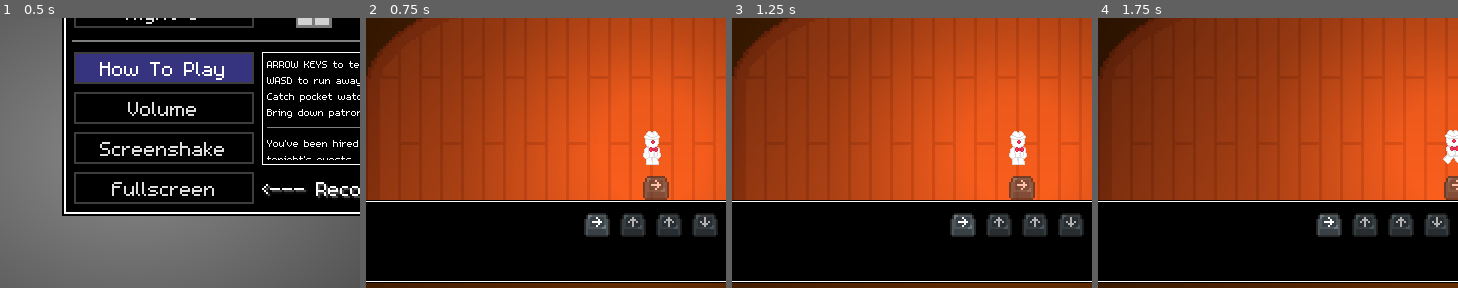
Above: before the commit, frames 1-4 (left to right).
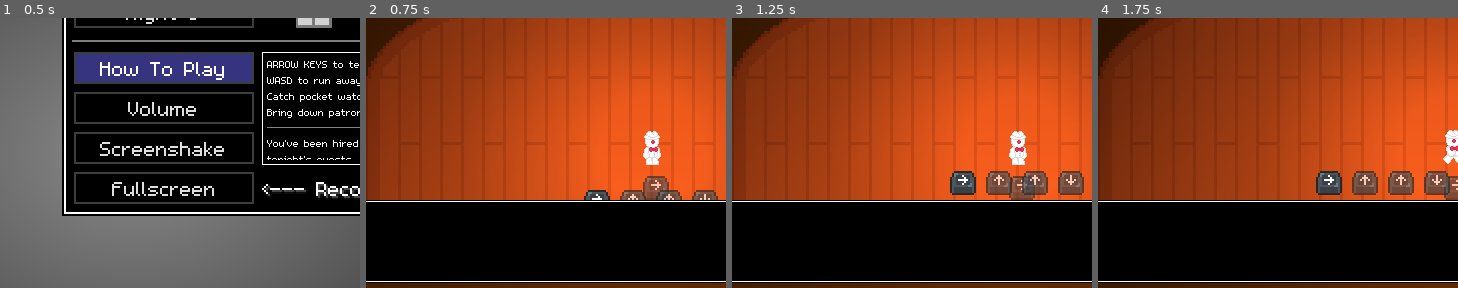
Above: after the commit, the same moments.

Repository: InRe-Dan/MiniJameGam34
Game: Godot game, scene res://menus/main_menu.tscn
Two runs of this game, one before a commit and one after it. Both use one fixed random seed, a clock stepped at 60 frames per second and the inputs below.
Inputs:
- Up to frame 1 (0.5 s): no input
- Up to frame 2 (0.75 s): click "Night 1" at 0.5 s
- Up to frame 3 (1.25 s): no input
- Up to frame 4 (1.75 s): tap Enter at 1.25 s; hold D (move_right) from 1.28 s (still down)
The pictures show only the part of the screen within x 10-60%, y 50-100%; the shares and areas given below are measured in that part.

Frame 1 is identical in both runs. In frame 2, 3.3% of the frame differs, in the area x 60-98%, y 63-82%; in frame 3, 4.8%, in the area x 60-98%, y 56-82%; in frame 4, 4.8%.

Commit message:
Tweaked key prompt

Diff:
--- a/Jokes/dialogue_container.gd
+++ b/Jokes/dialogue_container.gd
@@ -27,7 +27,7 @@
 	joke.progress.connect(progress)
 
 func success(joke : JokeResource) -> void:
-	# punchline.text = joke.punchline
+	get_tree().create_timer(1.7).timeout.connect(func (): punchline.text = joke.punchline)
 	setup.label_settings.font_color = Color.LAWN_GREEN
 	punchline.label_settings.font_color = Color.LAWN_GREEN
 
--- a/Jokes/dialogue_container.tscn
+++ b/Jokes/dialogue_container.tscn
@@ -3,8 +3,10 @@
 [ext_resource type="Script" path="res://Jokes/dialogue_container.gd" id="1_qr6hl"]
 
 [sub_resource type="LabelSettings" id="LabelSettings_tnk6f"]
+font_size = 32
 
 [sub_resource type="LabelSettings" id="LabelSettings_fclo0"]
+font_size = 32
 
 [node name="DialogueContainer" type="CenterContainer"]
 anchors_preset = 15
@@ -12,10 +14,12 @@
 anchor_bottom = 1.0
 grow_horizontal = 2
 grow_vertical = 2
+size_flags_vertical = 6
 script = ExtResource("1_qr6hl")
 
 [node name="MarginContainer" type="MarginContainer" parent="."]
 layout_mode = 2
+theme_override_constants/margin_top = 10
 
 [node name="VBoxContainer" type="VBoxContainer" parent="MarginContainer"]
 custom_minimum_size = Vector2(500, 0)
@@ -31,7 +35,7 @@
 
 [node name="Punchline" type="Label" parent="MarginContainer/VBoxContainer"]
 unique_name_in_owner = true
-visible = false
 layout_mode = 2
 text = "Here's where the punchline is gonna be!"
 label_settings = SubResource("LabelSettings_fclo0")
+horizontal_alignment = 1
--- a/Jokes/joke_system.gd
+++ b/Jokes/joke_system.gd
@@ -10,7 +10,6 @@
 signal joke_failed
 
 @onready var panel: Panel = $MarginContainer/Panel
-@onready var strikeout: ColorRect = $MarginContainer/VBoxContainer/PromptContainer/Strikeout
 
 
 func _unhandled_input(event: InputEvent) -> void:
@@ -47,18 +46,19 @@
 
 func joke_finished(joke : JokeResource) -> void:
 	self.joke = null
-	get_tree().create_timer(3).timeout.connect(new_joke)
+	var t = create_tween()
+	t.tween_interval(0.2)
+	t.tween_property(prompt, "position:y", prompt.position.y + 50, 0.2)
+	get_tree().create_timer(3.5).timeout.connect(new_joke)
 
 func new_joke() -> void:
 	if not joke:
 		joke = jokes.pick_random().duplicate()
 		for child in keypress_prompt_container.get_children():
-			if child == strikeout: continue
 			keypress_prompt_container.remove_child(child)
 		prompt = joke.make_prompt()
 		keypress_prompt_container.add_child(prompt)
 		panel.self_modulate = Color.WHITE
-		strikeout.visible = false
 		joke.success.connect(make_player_say_punchline)
 		joke.success.connect(func (x): joke_success.emit())
 		joke.fail.connect(_on_joke_failed)
@@ -66,6 +66,7 @@
 		joke.success.connect(joke_finished)
 		joke.fail.connect(joke_finished)
 		joke.progress.connect(play_progress_audio)
+		create_tween().tween_property(prompt, "position:y", prompt.position.y - 50, 0.3)
 
 
 ## Joke failed
@@ -73,7 +74,6 @@
 	Globals.laughs_got += 1
 	joke_failed.emit()
 	panel.self_modulate = Color.RED
-	strikeout.visible = true
 
 
 func play_progress_audio(throwout) -> void:
--- a/Main/main.tscn
+++ b/Main/main.tscn
@@ -241,9 +241,27 @@
 texture = SubResource("AtlasTexture_6yyrn")
 expand_mode = 2
 
+[node name="PromptContainer" type="CenterContainer" parent="UI"]
+custom_minimum_size = Vector2(0, 50)
+offset_left = 20.0
+offset_top = 710.0
+offset_right = 700.0
+offset_bottom = 760.0
+size_flags_vertical = 0
+
+[node name="Strikeout" type="ColorRect" parent="UI/PromptContainer"]
+visible = false
+modulate = Color(1, 1, 1, 0)
+z_index = 5
+custom_minimum_size = Vector2(600, 2)
+layout_mode = 2
+size_flags_horizontal = 4
+size_flags_vertical = 4
+size_flags_stretch_ratio = 1.1
+
 [node name="JokeSystem" type="Node" parent="UI" node_paths=PackedStringArray("keypress_prompt_container", "dialogue_container") groups=["joke_system"]]
 script = ExtResource("3_wbmed")
-keypress_prompt_container = NodePath("MarginContainer/VBoxContainer/PromptContainer")
+keypress_prompt_container = NodePath("../PromptContainer")
 dialogue_container = NodePath("MarginContainer/VBoxContainer/DialogueContainer")
 
 [node name="MarginContainer" type="MarginContainer" parent="UI/JokeSystem"]
@@ -261,21 +279,6 @@
 
 [node name="VBoxContainer" type="VBoxContainer" parent="UI/JokeSystem/MarginContainer"]
 layout_mode = 2
-
-[node name="PromptContainer" type="CenterContainer" parent="UI/JokeSystem/MarginContainer/VBoxContainer"]
-z_index = 10
-custom_minimum_size = Vector2(0, 50)
-layout_mode = 2
-size_flags_vertical = 0
-
-[node name="Strikeout" type="ColorRect" parent="UI/JokeSystem/MarginContainer/VBoxContainer/PromptContainer"]
-visible = false
-z_index = 5
-custom_minimum_size = Vector2(600, 2)
-layout_mode = 2
-size_flags_horizontal = 4
-size_flags_vertical = 4
-size_flags_stretch_ratio = 1.1
 
 [node name="DialogueContainer" parent="UI/JokeSystem/MarginContainer/VBoxContainer" instance=ExtResource("8_mh3dp")]
 layout_mode = 2
